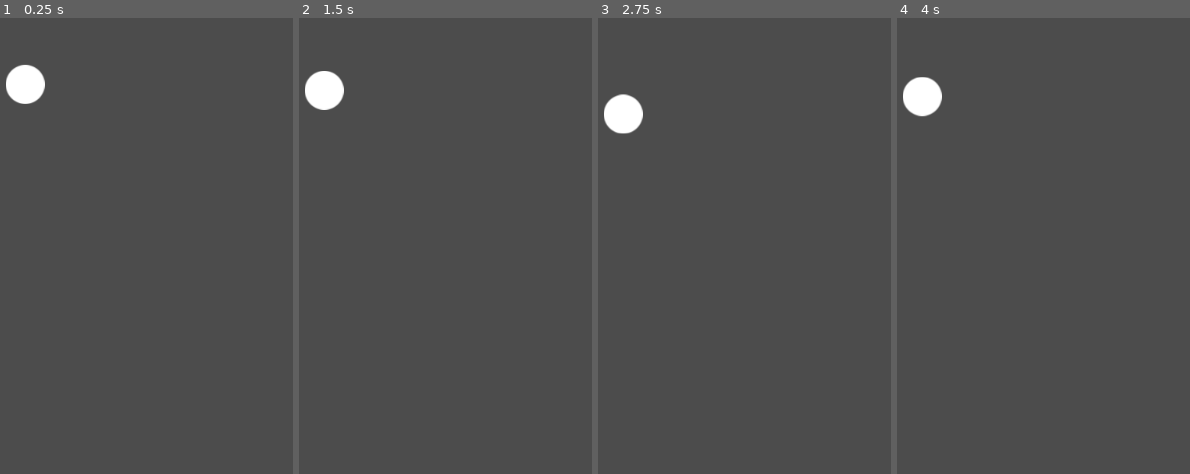
Above: before the commit, frames 1-4 (left to right).
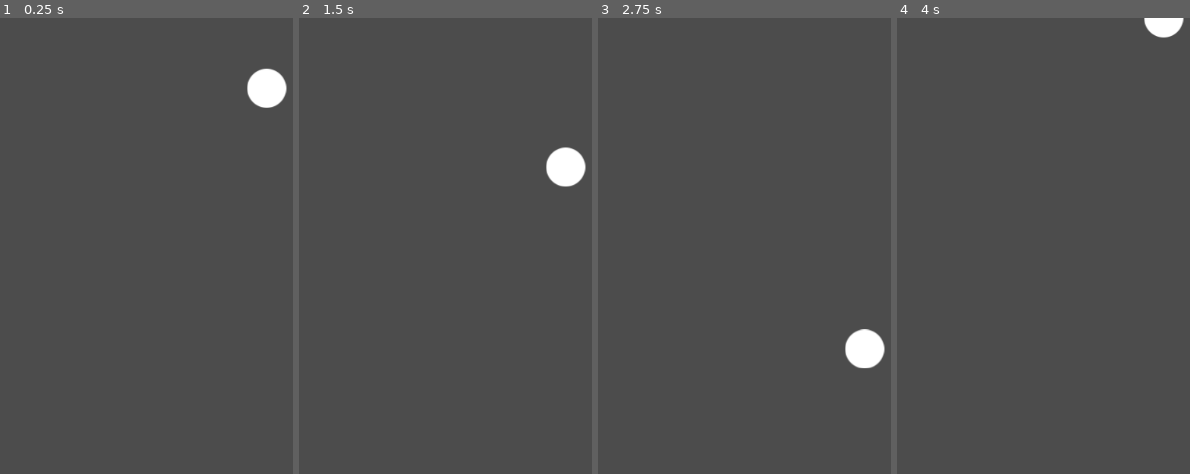
Above: after the commit, the same moments.

Repository: justinlok/219Jammer
Game: Godot game, scene res://Main.tscn
The game is run twice, just before and just after one commit, with the same random seed, the same clock (stepped at 60 frames per second) and the same inputs.
Inputs:
- Up to frame 1 (0.25 s): no input
- Up to frame 2 (1.5 s): no input
- Up to frame 3 (2.75 s): no input
- Up to frame 4 (4 s): no input

The runs differ from the first frame. In frame 1, 1.9% of the frame differs, in the area x 2-98%, y 10-20%; in frame 2, 1.9%; in frame 3, 1.9%, in the area x 2-98%, y 16-77%; in frame 4, 1.4%.

Commit message:
Ball looping

Diff:
--- a/Ball.gd
+++ b/Ball.gd
@@ -6,7 +6,7 @@
 
 	# Delete ball if falls off screen and loop disabled
 	if self.position.y > autodelete_y:
-		if !get_parent().loop:
+		if get_parent().get("looping"):
+			self.position.y = 0
+		else:
 			self.queue_free()
-		else:
-			self.position.y = 0
--- a/Main.gd
+++ b/Main.gd
@@ -1,4 +1,4 @@
 extends Node2D
 
-var looping : bool = false
+export var looping : bool = true
 onready var autodelete_y : float = OS.window_size.y
--- a/Main.tscn
+++ b/Main.tscn
@@ -8,7 +8,7 @@
 script = ExtResource( 3 )
 
 [node name="Ball" parent="." instance=ExtResource( 1 )]
-position = Vector2( 440.661, 82.3579 )
+position = Vector2( 749.666, 87.3076 )
 
 [node name="Wall" parent="." instance=ExtResource( 2 )]
 position = Vector2( 474.775, 159.454 )
